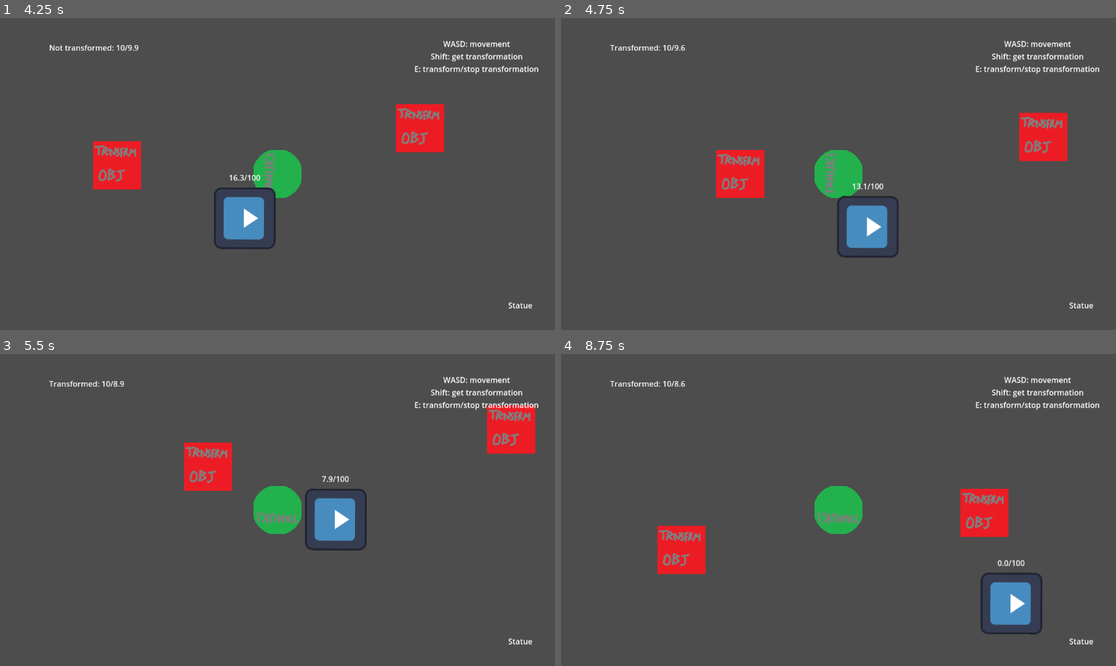
Above: before the commit, frames 1-4 (two rows, left to right).
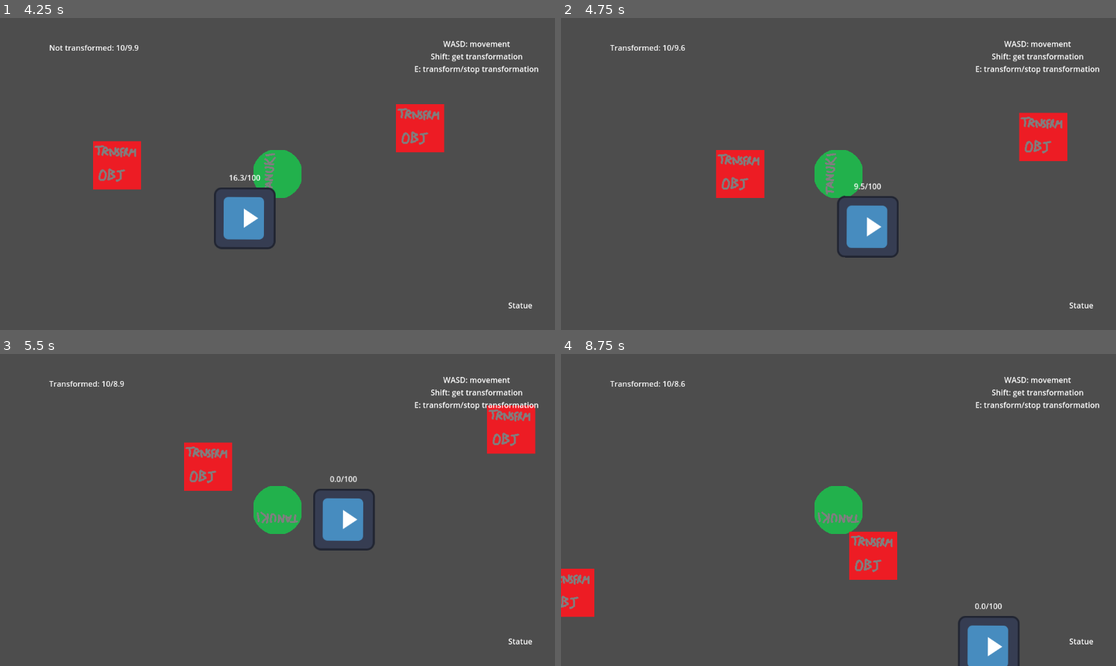
Above: after the commit, the same moments.

Repository: FinalExa/Tanuki
Game: Godot game, scene res://_Scenes/player_transform_test.tscn
The game is run twice, just before and just after one commit, with the same random seed, the same clock (stepped at 60 frames per second) and the same inputs. The engine's default icon, where the game draws it, is replaced by a stand-in: a white triangle on a blue panel in a dark square.
Inputs:
- Up to frame 1 (4.25 s): hold D (right) 0.53-1.28 s; tap Shift (interact) at 0.6, 2.1, 3.6 s; hold S (down) 1.28-2.03 s; tap E (transformation) at 1.35, 2.85 s; hold D (right) 2.03-2.78 s; hold W (up) 2.78-3.53 s; tap Enter at 3.5 s; hold A (left) from 3.53 s (still down)
- Up to frame 2 (4.75 s): keep holding A (left); tap E (transformation) at 4.35 s
- Up to frame 3 (5.5 s): release A (left) at 5.03 s; hold S (down) from 5.03 s (still down); tap Shift (interact) at 5.1 s
- Up to frame 4 (8.75 s): release S (down) at 5.78 s; hold D (right) 5.78-6.53 s; tap E (transformation) at 5.85, 7.35 s; hold W (up) 6.53-7.28 s; tap Shift (interact) at 6.6, 8.1 s; hold D (right) 7.28-8.03 s; hold S (down) from 8.03 s (still down)

Frame 1 is identical in both runs. In frame 2, less than 0.1% of the frame differs, in the area x 52-59%, y 53-56%; in frame 3, 1.0%; in frame 4, 7.4%, in the area x 0-87%, y 43-100%.

Commit message:
Stun implemented - Behavior Tree for stun and check done

Diff:
--- /dev/null
+++ b/Enemies/GuardStunned.gd
@@ -0,0 +1,21 @@
+class_name GuardStunned
+extends Node
+
+@export var stunDuration: float
+@export var stunEndAlertValue: float
+var stunTimer: float
+
+@export var guardController: GuardController
+@export var guardCheck: GuardCheck
+@export var guardMovement: GuardMovement
+
+func start_stun():
+	stunTimer = stunDuration
+	guardMovement.set_movement_speed(0)
+	guardMovement.set_location_target(guardController.global_position)
+	guardController.isStunned = true
+
+func end_stun():
+	print("End Stun")
+	guardCheck.currentAlertValue = stunEndAlertValue
+	guardCheck.resume_check()
--- /dev/null
+++ b/Enemies/Scripts/BehaviorTree/GuardCheckReduction.gd
@@ -0,0 +1,12 @@
+extends GuardNode
+
+@export var guardCheck: GuardCheck
+
+func Evaluate(delta):
+	if (guardCheck.reductionOverTimeActive == true):
+		if (guardCheck.currentAlertValue > 0):
+			guardCheck.currentAlertValue = clamp(guardCheck.currentAlertValue - (delta * guardCheck.reductionOverTimeValue), 0, guardCheck.maxAlertValue)
+			guardCheck.send_alert_value()
+		else:
+			guardCheck.end_check()
+	return NodeState.FAILURE
--- /dev/null
+++ b/Enemies/Scripts/BehaviorTree/GuardIsInCheck.gd
@@ -0,0 +1,6 @@
+extends GuardNode
+
+func Evaluate(delta):
+	if (guardController.isChecking):
+		return NodeState.FAILURE
+	return NodeState.SUCCESS
--- /dev/null
+++ b/Enemies/Scripts/BehaviorTree/GuardIsInStun.gd
@@ -0,0 +1,6 @@
+extends GuardNode
+
+func Evaluate(delta):
+	if (guardController.isStunned == true):
+		return NodeState.FAILURE
+	return NodeState.SUCCESS
--- /dev/null
+++ b/Enemies/Scripts/BehaviorTree/GuardStunnedTimer.gd
@@ -0,0 +1,10 @@
+extends GuardNode
+
+@export var guardStunned: GuardStunned
+
+func Evaluate(delta):
+	if (guardStunned.stunTimer > 0):
+		guardStunned.stunTimer -= delta
+	else:
+		guardStunned.end_stun()
+	return NodeState.FAILURE
--- a/Enemies/Scripts/GuardCheck.gd
+++ b/Enemies/Scripts/GuardCheck.gd
@@ -30,9 +30,6 @@
 	send_alert_value()
 	checkActive = true
 
-func _process(delta):
-	reduction_over_time(delta)
-
 func _physics_process(delta):
 	check_with_raycast(delta)
 
@@ -42,14 +39,6 @@
 
 func send_alert_value():
 	guardAlertValue.updateValue(currentAlertValue, maxAlertValue)
-
-func reduction_over_time(delta):
-	if (reductionOverTimeActive == true):
-		if (currentAlertValue > 0):
-			currentAlertValue = clamp(currentAlertValue - (delta * reductionOverTimeValue), 0, maxAlertValue)
-			send_alert_value()
-		else:
-			end_check()
 
 func check_with_raycast(delta):
 	if (checkActive == true && checkWithRayCast == true):
--- a/Enemies/Scripts/GuardController.gd
+++ b/Enemies/Scripts/GuardController.gd
@@ -3,10 +3,11 @@
 
 signal get_character_ref
 
-@export var isInAlert: bool
-@export var isInPatrol: bool
-@export var isChecking: bool
-@export var isInResearch: bool
+var isInPatrol: bool = true
+var isInAlert: bool
+var isChecking: bool
+var isInResearch: bool
+var isStunned: bool
 var characterRef
 
 enum ActionTypes {
--- a/Enemies/guard.tscn
+++ b/Enemies/guard.tscn
@@ -8,16 +8,21 @@
 [ext_resource type="Script" path="res://Enemies/Scripts/GuardResearch.gd" id="4_j1yk0"]
 [ext_resource type="Script" path="res://Enemies/Scripts/GuardRotator.gd" id="4_lrldw"]
 [ext_resource type="Script" path="res://Enemies/Scripts/GuardAlert.gd" id="5_t7kgq"]
+[ext_resource type="Script" path="res://Enemies/GuardStunned.gd" id="6_8pe6f"]
 [ext_resource type="Script" path="res://Enemies/Scripts/GuardCheck.gd" id="6_8v6qf"]
 [ext_resource type="Script" path="res://BehaviorTree/Scripts/BehaviorTree.gd" id="10_ixflf"]
 [ext_resource type="Script" path="res://BehaviorTree/Scripts/BT_Sequence.gd" id="11_hsu07"]
 [ext_resource type="Script" path="res://BehaviorTree/Scripts/BT_Selector.gd" id="12_6su2y"]
 [ext_resource type="Script" path="res://Enemies/Scripts/BehaviorTree/GuardIsInAlert.gd" id="13_ymqa5"]
 [ext_resource type="Script" path="res://Enemies/Scripts/BehaviorTree/GuardAlertPreChase.gd" id="14_upctj"]
+[ext_resource type="Script" path="res://Enemies/Scripts/BehaviorTree/GuardIsInStun.gd" id="14_v1743"]
+[ext_resource type="Script" path="res://Enemies/Scripts/BehaviorTree/GuardStunnedTimer.gd" id="15_ky3fu"]
 [ext_resource type="Script" path="res://Enemies/Scripts/BehaviorTree/GuardAlertTargetNotSeen.gd" id="15_smfg7"]
 [ext_resource type="Script" path="res://Enemies/Scripts/BehaviorTree/GuardAlertCatchPreparation.gd" id="16_8kh41"]
 [ext_resource type="Script" path="res://Enemies/Scripts/BehaviorTree/GuardIsInResearch.gd" id="17_5me30"]
 [ext_resource type="Script" path="res://Enemies/Scripts/BehaviorTree/GuardResearchBuildup.gd" id="18_f81km"]
+[ext_resource type="Script" path="res://Enemies/Scripts/BehaviorTree/GuardIsInCheck.gd" id="19_fuxqg"]
+[ext_resource type="Script" path="res://Enemies/Scripts/BehaviorTree/GuardCheckReduction.gd" id="20_n2nbb"]
 
 [sub_resource type="CircleShape2D" id="CircleShape2D_2aaw5"]
 radius = 64.0
@@ -25,7 +30,6 @@
 [node name="Guard" type="CharacterBody2D"]
 position = Vector2(-168, -240)
 script = ExtResource("1_loc1f")
-isInPatrol = true
 
 [node name="CollisionShape2D" type="CollisionShape2D" parent="."]
 shape = SubResource("CircleShape2D_2aaw5")
@@ -76,6 +80,14 @@
 guardMovement = NodePath("../GuardMovement")
 guardRotator = NodePath("../Rotator")
 guardResearch = NodePath("../GuardResearch")
+
+[node name="GuardStunned" type="Node" parent="." node_paths=PackedStringArray("guardController", "guardCheck", "guardMovement")]
+script = ExtResource("6_8pe6f")
+stunDuration = 5.0
+stunEndAlertValue = 35.0
+guardController = NodePath("..")
+guardCheck = NodePath("../Rotator/GuardCheck")
+guardMovement = NodePath("../GuardMovement")
 
 [node name="AlertValue" type="Label" parent="."]
 offset_left = -80.0
@@ -108,7 +120,7 @@
 researchValueThreshold = 40.0
 playerIsSeenMultiplier = 1.0
 playerIsNotSeenMultiplier = 0.5
-reductionOverTimeValue = 7.0
+reductionOverTimeValue = 15.0
 distanceMultiplier = 0.2
 preCheckDuration = 0.1
 rayTargets = [NodePath("RayTargets/Target1"), NodePath("RayTargets/Target2"), NodePath("RayTargets/Target3"), NodePath("RayTargets/Target4"), NodePath("RayTargets/Target5")]
@@ -151,46 +163,72 @@
 
 [node name="Sequence" type="Node" parent="BehaviorTree" node_paths=PackedStringArray("children")]
 script = ExtResource("11_hsu07")
-children = [NodePath("Selector"), NodePath("Selector2")]
+children = [NodePath("Selector"), NodePath("Selector2"), NodePath("Selector3"), NodePath("Selector4")]
 
 [node name="Selector" type="Node" parent="BehaviorTree/Sequence" node_paths=PackedStringArray("children")]
 script = ExtResource("12_6su2y")
+children = [NodePath("GuardIsInStun"), NodePath("GuardStunnedTimer")]
+
+[node name="GuardIsInStun" type="Node" parent="BehaviorTree/Sequence/Selector" node_paths=PackedStringArray("guardController")]
+script = ExtResource("14_v1743")
+guardController = NodePath("../../../..")
+
+[node name="GuardStunnedTimer" type="Node" parent="BehaviorTree/Sequence/Selector" node_paths=PackedStringArray("guardStunned", "guardController")]
+script = ExtResource("15_ky3fu")
+guardStunned = NodePath("../../../../GuardStunned")
+guardController = NodePath("../../../..")
+
+[node name="Selector2" type="Node" parent="BehaviorTree/Sequence" node_paths=PackedStringArray("children")]
+script = ExtResource("12_6su2y")
 children = [NodePath("GuardIsInAlert"), NodePath("Sequence")]
 
-[node name="GuardIsInAlert" type="Node" parent="BehaviorTree/Sequence/Selector" node_paths=PackedStringArray("guardController")]
+[node name="GuardIsInAlert" type="Node" parent="BehaviorTree/Sequence/Selector2" node_paths=PackedStringArray("guardController")]
 script = ExtResource("13_ymqa5")
 guardController = NodePath("../../../..")
 
-[node name="Sequence" type="Node" parent="BehaviorTree/Sequence/Selector" node_paths=PackedStringArray("children")]
+[node name="Sequence" type="Node" parent="BehaviorTree/Sequence/Selector2" node_paths=PackedStringArray("children")]
 script = ExtResource("11_hsu07")
 children = [NodePath("GuardAlertPreChase"), NodePath("GuardAlertTargetNotSeen"), NodePath("GuardAlertCatchPreparation")]
 
-[node name="GuardAlertPreChase" type="Node" parent="BehaviorTree/Sequence/Selector/Sequence" node_paths=PackedStringArray("guardAlert", "guardController")]
+[node name="GuardAlertPreChase" type="Node" parent="BehaviorTree/Sequence/Selector2/Sequence" node_paths=PackedStringArray("guardAlert", "guardController")]
 script = ExtResource("14_upctj")
 guardAlert = NodePath("../../../../../GuardAlert")
 guardController = NodePath("../../../../..")
 
-[node name="GuardAlertTargetNotSeen" type="Node" parent="BehaviorTree/Sequence/Selector/Sequence" node_paths=PackedStringArray("guardAlert", "guardController")]
+[node name="GuardAlertTargetNotSeen" type="Node" parent="BehaviorTree/Sequence/Selector2/Sequence" node_paths=PackedStringArray("guardAlert", "guardController")]
 script = ExtResource("15_smfg7")
 guardAlert = NodePath("../../../../../GuardAlert")
 guardController = NodePath("../../../../..")
 
-[node name="GuardAlertCatchPreparation" type="Node" parent="BehaviorTree/Sequence/Selector/Sequence" node_paths=PackedStringArray("guardAlert", "guardController")]
+[node name="GuardAlertCatchPreparation" type="Node" parent="BehaviorTree/Sequence/Selector2/Sequence" node_paths=PackedStringArray("guardAlert", "guardController")]
 script = ExtResource("16_8kh41")
 guardAlert = NodePath("../../../../../GuardAlert")
 guardController = NodePath("../../../../..")
 
-[node name="Selector2" type="Node" parent="BehaviorTree/Sequence" node_paths=PackedStringArray("children")]
+[node name="Selector3" type="Node" parent="BehaviorTree/Sequence" node_paths=PackedStringArray("children")]
 script = ExtResource("12_6su2y")
 children = [NodePath("GuardIsInResearch"), NodePath("GuardResearchBuildup")]
 
-[node name="GuardIsInResearch" type="Node" parent="BehaviorTree/Sequence/Selector2" node_paths=PackedStringArray("guardController")]
+[node name="GuardIsInResearch" type="Node" parent="BehaviorTree/Sequence/Selector3" node_paths=PackedStringArray("guardController")]
 script = ExtResource("17_5me30")
 guardController = NodePath("../../../..")
 
-[node name="GuardResearchBuildup" type="Node" parent="BehaviorTree/Sequence/Selector2" node_paths=PackedStringArray("guardResearch", "guardController")]
+[node name="GuardResearchBuildup" type="Node" parent="BehaviorTree/Sequence/Selector3" node_paths=PackedStringArray("guardResearch", "guardController")]
 script = ExtResource("18_f81km")
 guardResearch = NodePath("../../../../GuardResearch")
+guardController = NodePath("../../../..")
+
+[node name="Selector4" type="Node" parent="BehaviorTree/Sequence" node_paths=PackedStringArray("children")]
+script = ExtResource("12_6su2y")
+children = [NodePath("GuardIsInCheck"), NodePath("GuardCheckReduction")]
+
+[node name="GuardIsInCheck" type="Node" parent="BehaviorTree/Sequence/Selector4" node_paths=PackedStringArray("guardController")]
+script = ExtResource("19_fuxqg")
+guardController = NodePath("../../../..")
+
+[node name="GuardCheckReduction" type="Node" parent="BehaviorTree/Sequence/Selector4" node_paths=PackedStringArray("guardCheck", "guardController")]
+script = ExtResource("20_n2nbb")
+guardCheck = NodePath("../../../../Rotator/GuardCheck")
 guardController = NodePath("../../../..")
 
 [connection signal="reached_destination" from="GuardMovement" to="GuardPatrol" method="_on_guard_movement_reached_destination"]
Not shown: 1 places in Enemies/guard.tscn that only renumber resources
